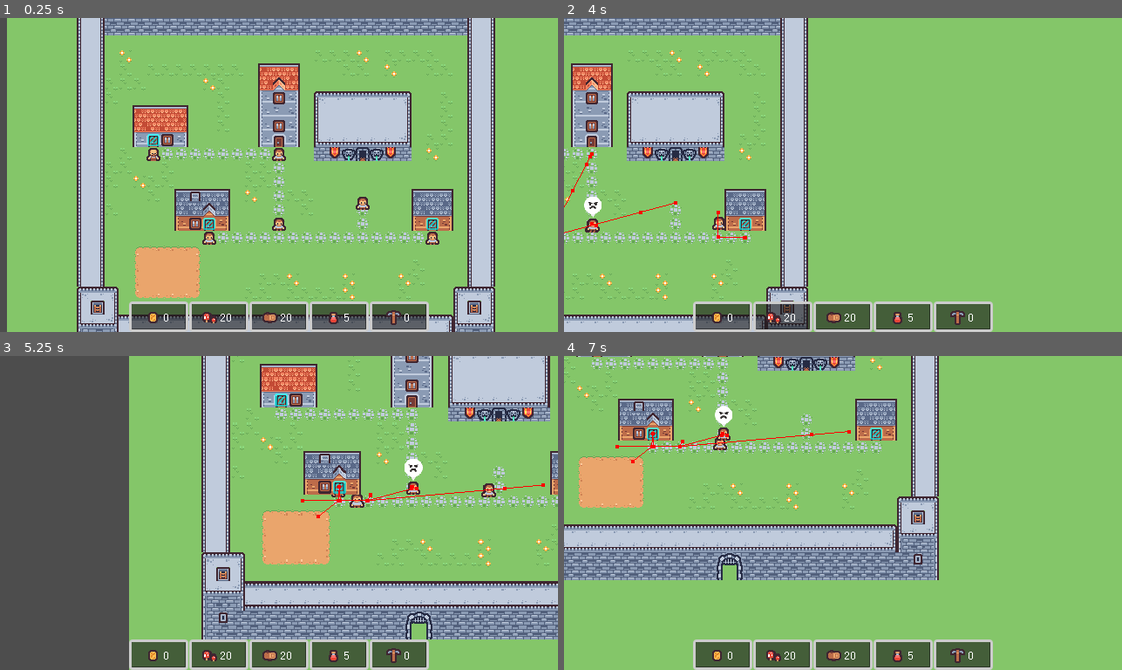
Above: before the commit, frames 1-4 (two rows, left to right).
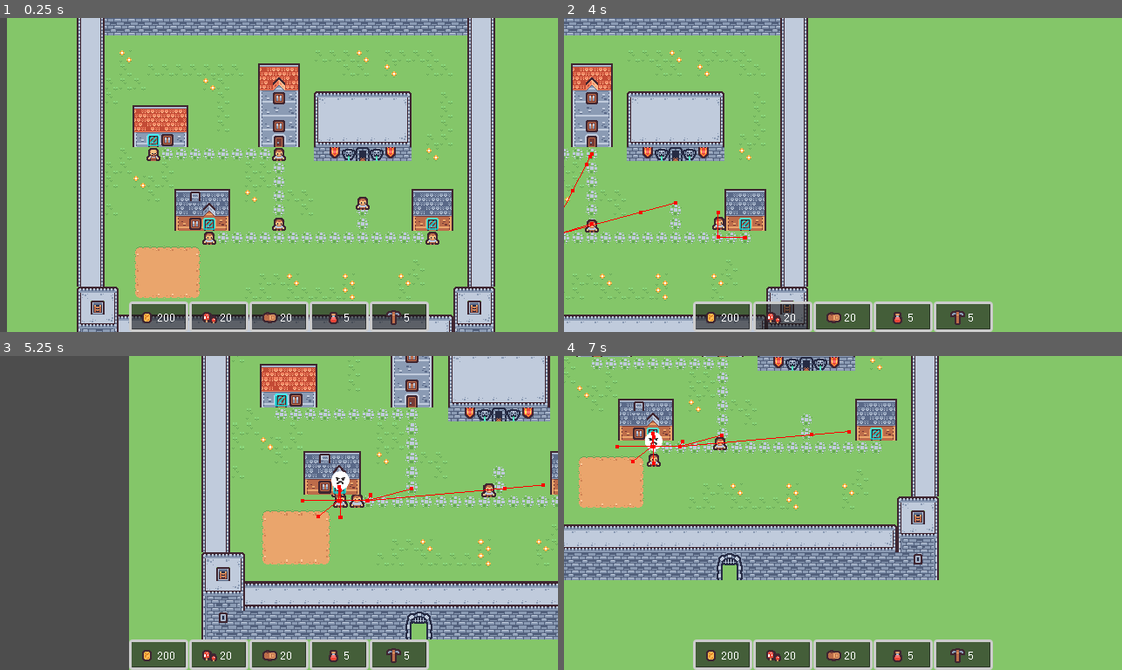
Above: after the commit, the same moments.

Repository: morie197/Cost-Village-SoloDevJam11
Game: Godot game, scene res://test_level2.tscn
Two runs of this game, one before a commit and one after it. Both use one fixed random seed, a clock stepped at 60 frames per second and the inputs below.
Inputs (mouse positions are in pixels of both pictures, inside the frame that each line leads up to):
- Up to frame 1 (0.25 s): no input
- Up to frame 2 (4 s): tap Enter at 0.5, 3.5 s; move the mouse to (776, 237) at 0.52 s; hold D (right) 0.53-1.28 s; hold Mouse wheel down (zoom_in) 0.53-1.28 s; click (776, 237) at 0.67 s; move the mouse to (692, 237) at 1.27 s; hold S (down) 1.28-2.03 s; tap Mouse wheel up (zoom_out) at 1.35, 2.85 s; click (692, 237) at 1.42 s; move the mouse to (898, 105) at 2.02 s; hold D (right) 2.03-2.78 s; hold Mouse wheel down (zoom_in) 2.03-2.78 s; click (898, 105) at 2.17 s; tap Space at 2.75 s; move the mouse to (815, 237) at 2.77 s; hold W (up) 2.78-3.53 s; click (815, 237) at 2.92 s; move the mouse to (1010, 222) at 3.52 s; hold A (left) from 3.53 s (still down); hold Mouse wheel down (zoom_in) from 3.53 s (still down); click (1010, 222) at 3.67 s
- Up to frame 3 (5.25 s): move the mouse to (128, 566) at 4.27 s; release Mouse wheel down (zoom_in) at 4.28 s; tap Mouse wheel up (zoom_out) at 4.35 s; click (128, 566) at 4.42 s; move the mouse to (440, 582) at 5.02 s; release A (left) at 5.03 s; hold S (down) from 5.03 s (still down); hold Mouse wheel down (zoom_in) from 5.03 s (still down); click (440, 582) at 5.17 s
- Up to frame 4 (7 s): move the mouse to (759, 434) at 5.77 s; release S (down) at 5.78 s; release Mouse wheel down (zoom_in) at 5.78 s; hold D (right) 5.78-6.53 s; tap Mouse wheel up (zoom_out) at 5.85 s; click (759, 434) at 5.92 s; tap Space at 6.5 s; move the mouse to (965, 497) at 6.52 s; hold W (up) from 6.53 s (still down); hold Mouse wheel down (zoom_in) from 6.53 s (still down); click (965, 497) at 6.67 s

The runs differ from the first frame. In frame 1, 0.1% of the frame differs, in the area x 25-74%, y 93-98%; in frame 2, 0.3%; in frame 3, 0.6%, in the area x 25-76%, y 32-98%; in frame 4, 0.5%.

Commit message:
[Add] Day system
Day system, with 5 days in total. At the end of each day, npcs will create items and gold respective to their professions. Automatically trigger events at the end of the day with (ignore) option.

Diff:
--- /dev/null
+++ b/day_visuals.gd
@@ -0,0 +1,72 @@
+extends HBoxContainer
+
+@onready var day_1 = %day1
+@onready var day_2 = %day2
+@onready var day_3 = %day3
+@onready var day_4 = %day4
+@onready var day_5 = %day5
+
+@onready var day_changed_panel = %day_changed_panel
+
+var default_font_size: int = 64
+var day_smoothness: float = 1
+var day_wait: float = 0.5
+var day_screen_time: float = 5
+
+# Called when the node enters the scene tree for the first time.
+func _ready():
+	modulate = Color.TRANSPARENT
+	day_changed_panel.modulate = Color.TRANSPARENT
+	GameManager.new_day.connect(_update_visuals)
+
+
+# Called every frame. 'delta' is the elapsed time since the previous frame.
+func _process(delta):
+	pass
+
+func _update_visuals():
+	var day_text: Array[RichTextLabel] = [day_1, day_2, day_3, day_4, day_5]
+	var current_day_index = GameManager.day
+
+	for index in range(day_text.size()):
+		var distance: int = abs(index - (current_day_index - 1)) + 1
+		var new_font_size: int = roundi((current_day_index/clampf(float(distance) * 1.5, 1, 5)) * float(default_font_size))
+		#print(new_font_size)
+		day_text[index].add_theme_font_size_override("normal_font_size", new_font_size)
+		day_text[index].modulate.a = clampf(current_day_index/float(distance), 0.25, 1.0)
+		print("Distance: " + str(distance))
+		print(current_day_index/float(distance))
+		print(day_text[index].modulate.a)
+
+	var tweeny = create_tween()
+	tweeny.tween_property(self, "modulate", Color.WHITE, day_wait)
+	tweeny.tween_property(day_changed_panel, "modulate", Color.WHITE, day_wait)
+
+	var timey = Timer.new()
+	add_child(timey)
+	timey.timeout.connect(timey.queue_free)
+	timey.wait_time = day_wait
+	timey.start()
+	await timey.timeout
+
+	var new_position: Vector2 = Vector2(position.x - (60 + 4), position.y)
+	var tween = create_tween()
+	tween.tween_property(self, "position", new_position, day_smoothness)
+
+
+
+
+	var timer = Timer.new()
+	add_child(timer)
+	timer.timeout.connect(timer.queue_free)
+	timer.wait_time = day_screen_time
+	timer.start()
+	await timer.timeout
+
+	GameManager.npc_manager.npc_create_items()
+
+	var tweener = create_tween()
+	tweener.tween_property(self, "modulate", Color.TRANSPARENT, day_wait)
+	tweener.tween_property(day_changed_panel, "modulate", Color.TRANSPARENT, day_wait)
+
+	GameManager.unpause()
--- a/event_popup.gd
+++ b/event_popup.gd
@@ -93,6 +93,7 @@
 		new_attributes_keys[final_key] = attributes[key]
 
 	EventManager.apply_atributes(new_attributes_keys)
+	EventManager.planned_events.erase(danger_name)
 	GameManager.unpause()
 	visible = false
 	for option in options_container.get_children():
--- a/npc.gd
+++ b/npc.gd
@@ -83,6 +83,8 @@
 	accumulator = randf_range(0, update_rate_seconds)
 
 	GameManager.time_change.connect(_time_changed)
+	GameManager.new_day.connect(_new_day)
+
 	mouse_area.input_event.connect(_clicked)
 	mouse_area.mouse_entered.connect(_mouse_etr)
 	mouse_area.mouse_exited.connect(_mouse_ext)
@@ -109,6 +111,11 @@
 		_update_npc()
 	_move()
 
+func _new_day():
+	if current_event != []:
+		EventManager.force_leftover_events(unique_name, current_event_targets, current_event)
+		deal_with_event()
+
 func _time_changed(new_time: int):
 	possible_activities = GameManager.get_current_activities(schedule)
 	var old_activity = current_activity
@@ -119,6 +126,10 @@
 		_update_state_based_on_activity()
 
 func change_happiness(change_amount: int):
+	happiness += change_amount
+
+	print("Happiness:" + str(happiness))
+
 	var timer = Timer.new()
 	timer.wait_time = happy_sad_popup_timer
 	timer.timeout.connect(timer.queue_free)
--- a/npc_manager.gd
+++ b/npc_manager.gd
@@ -5,6 +5,20 @@
 var unique_npcs: Dictionary[String, NPC] = {}
 
 var npcs_with_no_event: Array[String] = []
+
+var job_production: Dictionary = {
+	"civilian": 1,
+	"blacksmith": 1,
+	"wizard": 1,
+	"lumberjack": 1
+}
+
+var gold_from_jobs: Dictionary = {
+	"civilian": 2,
+	"blacksmith": 10,
+	"wizard": 10,
+	"lumberjack": 10
+}
 
 # Called when the node enters the scene tree for the first time.
 func _ready():
@@ -34,6 +48,28 @@
 	npcs_with_no_event = unique_npcs.keys()
 
 	GameManager.create_events()
+
+func npc_create_items():
+	for job in npcs:
+		for npc in npcs[job]:
+			var npc_happiness = npc.happiness
+			match job:
+				"civilian":
+					GameManager.change_item_value("food", calculate_npc_final_production(job_production[job], npc_happiness))
+				"blacksmith":
+					GameManager.change_item_value("tool", calculate_npc_final_production(job_production[job], npc_happiness))
+				"wizard":
+					GameManager.change_item_value("potion", calculate_npc_final_production(job_production[job], npc_happiness))
+				"lumberjack":
+					GameManager.change_item_value("wood", calculate_npc_final_production(job_production[job], npc_happiness))
+
+			GameManager.change_item_value("gold", calculate_npc_final_production(gold_from_jobs[job], npc_happiness))
+
+
+func calculate_npc_final_production(job_prod: int, happiness: int) -> int:
+	var output: int = 0
+	output = (happiness/5.0) * job_prod
+	return output
 
 func choose_random_npc() -> String:
 	var possible_npcs: Array = npcs_with_no_event
--- a/scripts/event_manager.gd
+++ b/scripts/event_manager.gd
@@ -159,7 +159,7 @@
 		print("Not enough keys!")
 		return []
 	var event_key_name = event_keys[0][2]
-	var event_value = event.values()
+	var event_value = event.values()[0]
 	if planned_events.has(event_key_name):
 		print("already event: " + str(event_key_name) + " going on!")
 		return []
@@ -229,3 +229,44 @@
 			GameManager.npc_manager.change_happiness(happiness_target, amount)
 		else:
 			GameManager.change_item_value(key, amount)
+
+func force_leftover_events(cause_npc: String, target_npcs: Array, event_data: Array):
+	var danger_level: String = event_data[0]
+	var cause_npc_profession: String = event_data[1]
+	var danger_name: String = event_data[2]
+
+	var event = EventManager.events[danger_level][cause_npc_profession][danger_name]
+
+	var cause_data = {"self" = cause_npc.capitalize()}
+	var description: String = event["description"].format(cause_data)
+
+	var target_data = EventManager.get_raw_target_professions(event["targets"], target_npcs)
+
+	var target_data_capital: Dictionary = {}
+
+	for target_profession in target_data:
+		for target: String in target_npcs:
+			target_data_capital[target_profession] = target.capitalize()
+
+	for profession in target_data_capital:
+		var description_target_data: Dictionary = {profession: target_data_capital[profession]}
+		description = description.format(description_target_data)
+
+	var attributes: Dictionary
+
+	attributes = event["attributes"]
+	var new_attributes_keys: Dictionary = {}
+
+	var self_format_data = {"self": cause_npc}
+	var target_format_data = get_raw_target_professions(event["targets"], target_npcs)
+
+	for key in attributes:
+		var final_key: String = key
+		for profession in target_format_data:
+			var description_target_data: Dictionary = {profession: target_format_data[profession]}
+			final_key = final_key.format(self_format_data)
+			final_key = final_key.format(description_target_data)
+
+		new_attributes_keys[final_key] = attributes[key]
+
+	EventManager.apply_atributes(new_attributes_keys)
--- a/scripts/game_manager.gd
+++ b/scripts/game_manager.gd
@@ -11,7 +11,7 @@
 
 var day_length: float = 20
 var current_time: int = 1
-var time_padding: float = 2
+var time_padding: float = 5
 
 var day_interval_length: float = 0
 
@@ -19,19 +19,23 @@
 
 var paused: bool = false
 
+var day: int = 1
+var final_day: int = 5
+
 var min_events_per_day: int = 5
 var max_events_per_day: int = 7
 
 var event_trigger_times: Dictionary = {}
 
-var gold: int = 0
+var gold: int = 200
 var food: int = 20
 var wood: int = 20
 var potions: int = 5
-var tools: int = 0
+var tools: int = 5
 
 signal time_change(new_time: int)
 signal values_changed
+signal new_day
 
 func _unhandled_input(event):
 	if Input.is_action_just_pressed("debug"):
@@ -56,7 +60,7 @@
 		accumulated_time -= day_interval_length
 		current_time += 1
 		if current_time == day_intervals + 1:
-			current_time = 1
+			end_day()
 
 		#print(current_time)
 		time_change.emit(current_time)
@@ -68,6 +72,13 @@
 func unpause():
 	print("unpaused")
 	paused = false
+
+func end_day():
+	day += 1
+	new_day.emit()
+	pause()
+	current_time = 1
+	create_events()
 
 func cause_event(event_data):
 	var event_data_keys: Array = event_data.keys()
@@ -124,7 +135,7 @@
 			gold = clamp(gold + amount, 0, 9999)
 		"food":
 			food = clamp(food + amount, 0, 9999)
-		"potions":
+		"potion":
 			potions = clamp(potions + amount, 0, 9999)
 		"wood":
 			wood = clamp(wood + amount, 0, 9999)
--- a/ui.tscn
+++ b/ui.tscn
@@ -7,6 +7,7 @@
 [ext_resource type="Texture2D" uid="uid://cjamx63makgut" path="res://resources/potions.tres" id="5_ok7cu"]
 [ext_resource type="Texture2D" uid="uid://uw8opxi75t4w" path="res://resources/tools.tres" id="6_irxef"]
 [ext_resource type="Script" uid="uid://c1gp3oj3hmkel" path="res://event_popup.gd" id="7_y4yjw"]
+[ext_resource type="Script" uid="uid://deuh65qt68yae" path="res://day_visuals.gd" id="8_waa4j"]
 
 [sub_resource type="StyleBoxFlat" id="StyleBoxFlat_fyqef"]
 content_margin_left = 0.0
@@ -24,6 +25,13 @@
 corner_radius_bottom_left = 3
 corner_detail = 5
 
+[sub_resource type="StyleBoxFlat" id="StyleBoxFlat_ok7cu"]
+content_margin_left = 0.0
+content_margin_top = 0.0
+content_margin_right = 0.0
+content_margin_bottom = 0.0
+bg_color = Color(0, 0, 0, 1)
+
 [node name="ui" type="CanvasLayer" unique_id=1997515593]
 script = ExtResource("1_waa4j")
 
@@ -201,6 +209,7 @@
 
 [node name="event_popup" type="PanelContainer" parent="." unique_id=2036101300]
 unique_name_in_owner = true
+visible = false
 custom_minimum_size = Vector2(400, 250)
 anchors_preset = 8
 anchor_left = 0.5
@@ -244,3 +253,88 @@
 unique_name_in_owner = true
 layout_mode = 2
 alignment = 1
+
+[node name="day_changed_panel" type="PanelContainer" parent="." unique_id=583275341]
+unique_name_in_owner = true
+anchors_preset = 15
+anchor_right = 1.0
+anchor_bottom = 1.0
+grow_horizontal = 2
+grow_vertical = 2
+mouse_filter = 2
+theme_override_styles/panel = SubResource("StyleBoxFlat_ok7cu")
+
+[node name="days" type="HBoxContainer" parent="." unique_id=1847294843]
+anchors_preset = 8
+anchor_left = 0.5
+anchor_top = 0.5
+anchor_right = 0.5
+anchor_bottom = 0.5
+offset_left = -30.0
+offset_top = -32.5
+offset_right = 286.0
+offset_bottom = 32.5
+grow_horizontal = 2
+grow_vertical = 2
+mouse_filter = 2
+script = ExtResource("8_waa4j")
+
+[node name="day1" type="RichTextLabel" parent="days" unique_id=68251205]
+unique_name_in_owner = true
+custom_minimum_size = Vector2(60, 0)
+layout_mode = 2
+mouse_filter = 2
+theme_override_font_sizes/normal_font_size = 64
+text = "1"
+fit_content = true
+autowrap_mode = 0
+horizontal_alignment = 1
+vertical_alignment = 1
+
+[node name="day2" type="RichTextLabel" parent="days" unique_id=730475527]
+unique_name_in_owner = true
+custom_minimum_size = Vector2(60, 0)
+layout_mode = 2
+mouse_filter = 2
+theme_override_font_sizes/normal_font_size = 64
+text = "2"
+fit_content = true
+autowrap_mode = 0
+horizontal_alignment = 1
+vertical_alignment = 1
+
+[node name="day3" type="RichTextLabel" parent="days" unique_id=2080718006]
+unique_name_in_owner = true
+custom_minimum_size = Vector2(60, 0)
+layout_mode = 2
+mouse_filter = 2
+theme_override_font_sizes/normal_font_size = 64
+text = "3"
+fit_content = true
+autowrap_mode = 0
+horizontal_alignment = 1
+vertical_alignment = 1
+
+[node name="day4" type="RichTextLabel" parent="days" unique_id=474217032]
+unique_name_in_owner = true
+custom_minimum_size = Vector2(60, 0)
+layout_mode = 2
+mouse_filter = 2
+theme_override_font_sizes/normal_font_size = 64
+text = "4"
+fit_content = true
+autowrap_mode = 0
+horizontal_alignment = 1
+vertical_alignment = 1
+
+[node name="day5" type="RichTextLabel" parent="days" unique_id=435303189]
+unique_name_in_owner = true
+custom_minimum_size = Vector2(60, 0)
+layout_mode = 2
+mouse_filter = 2
+theme_override_font_sizes/normal_font_size = 64
+text = "5"
+fit_content = true
+autowrap_mode = 0
+horizontal_alignment = 1
+vertical_alignment = 1
Not shown, added: day_visuals.gd.uid
